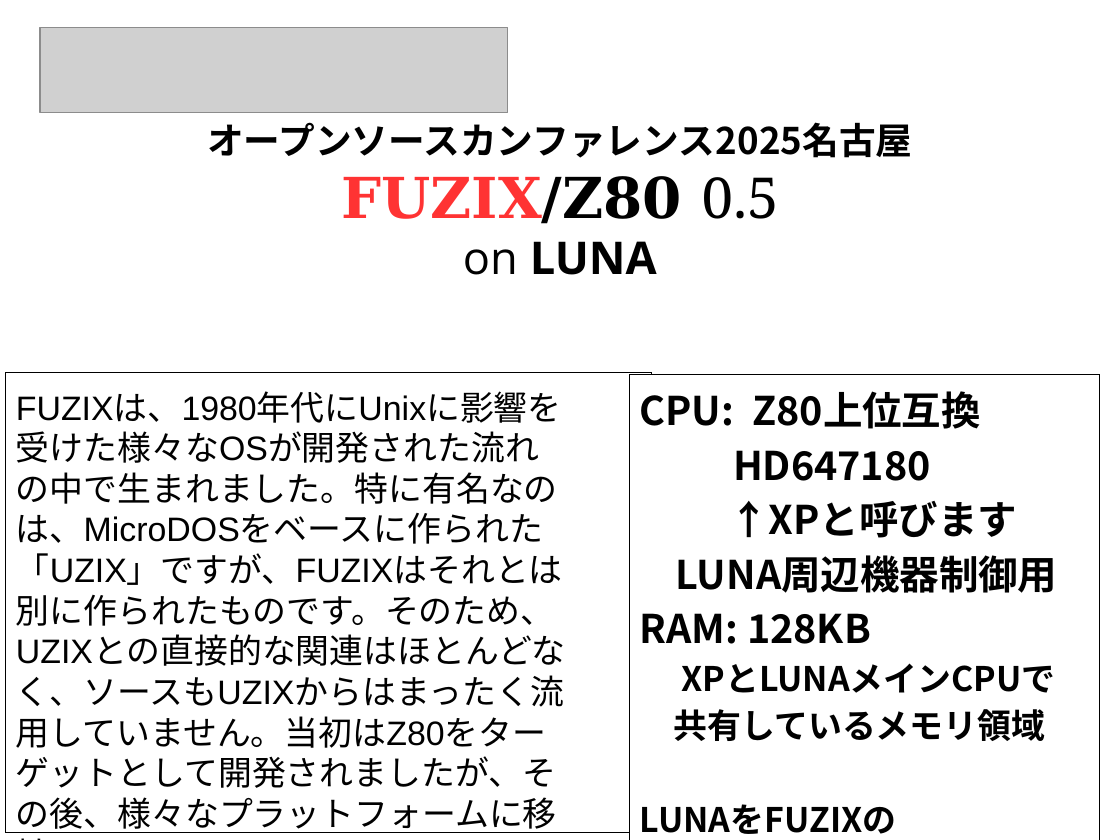
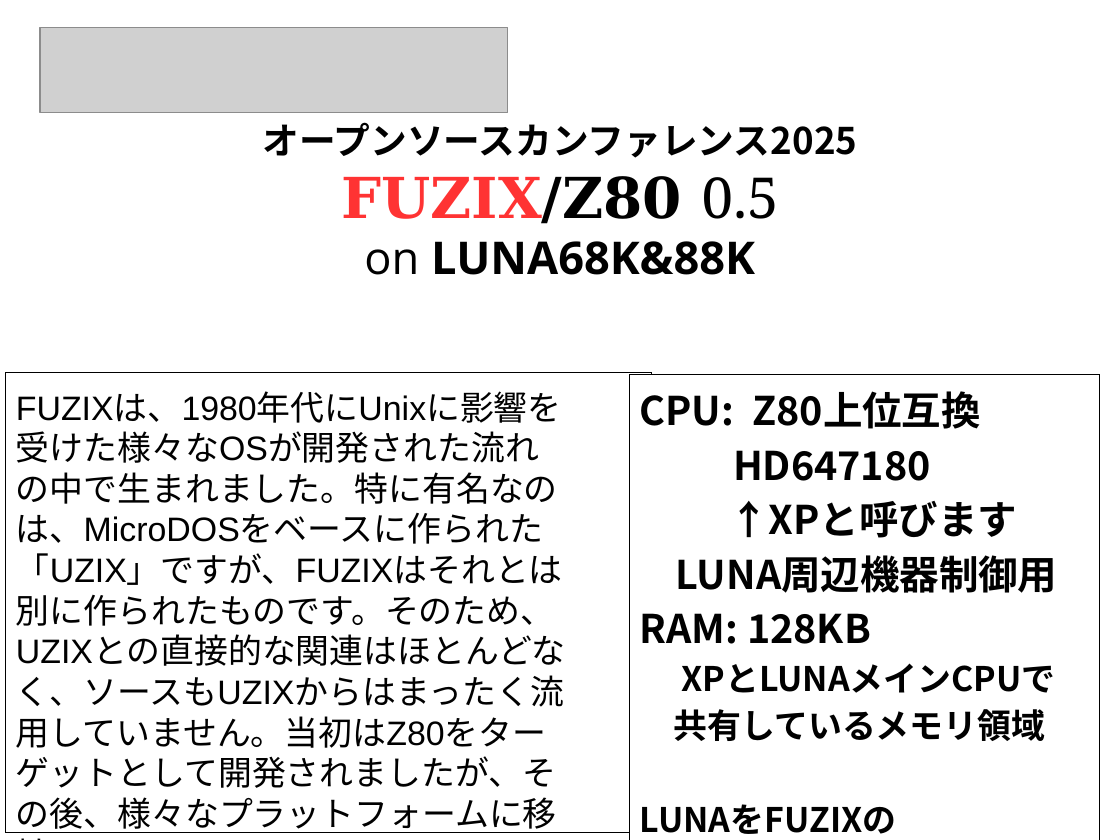
Before and after one commit to ebijun/osc-demo, a slide deck: slide 8 of Pop/RPI4.odp (slide 5 before the commit). Drawn at 1120x840 pixels with LibreOffice and Linux fonts; fonts in the diff are those of the drawing; grey boxes stand for pictures. Boxes give left, top, right and bottom in pixels: in the first picture for what was removed or moved away, otherwise in the second. Text is boxed around its words. In the diff, an @@ line names an element or a change of style, - is before the commit and + after.

```diff
--- a/Pop/RPI4.odp
+++ b/Pop/RPI4.odp
@@ text at bbox=[262, 122, 857, 158]: text changed @@
-オープンソースカンファレンス2025名古屋
+オープンソースカンファレンス2025
@@ text at bbox=[364, 241, 755, 275]: text changed @@
-on LUNA
+on LUNA68K&88K
```
Also in this commit, not shown: 4 other slides changed, 5 slides added.
